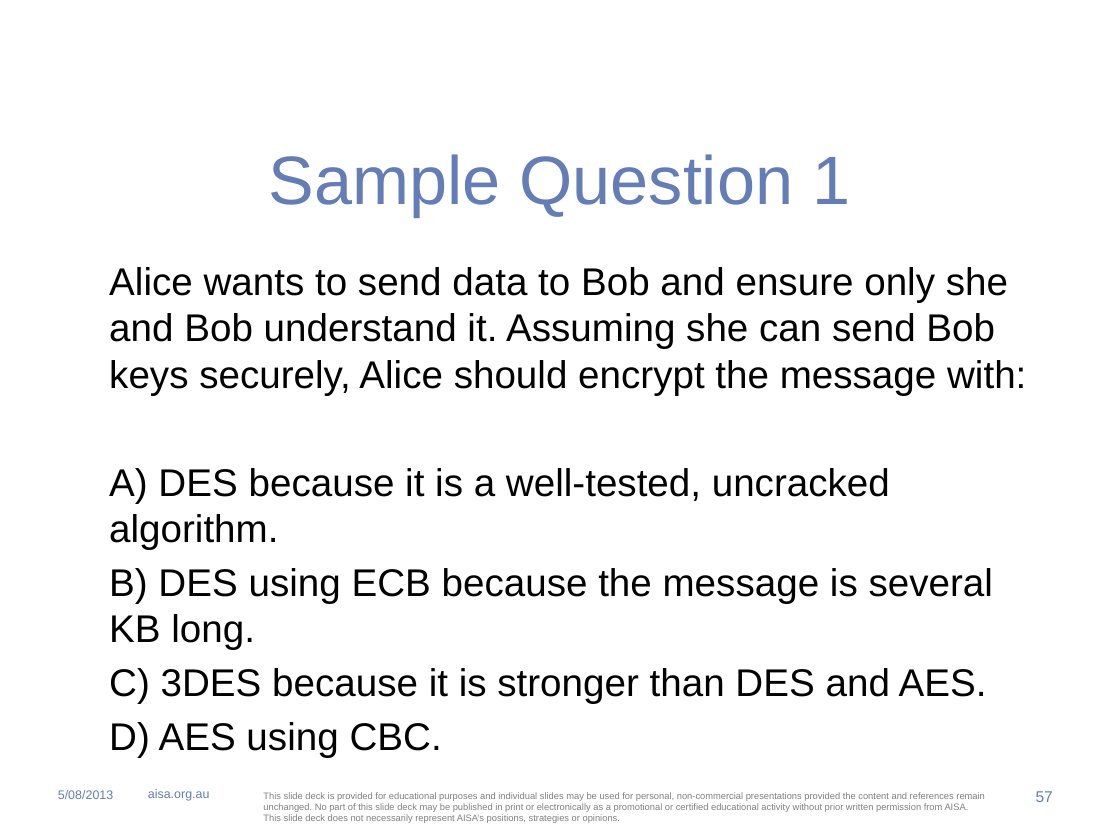
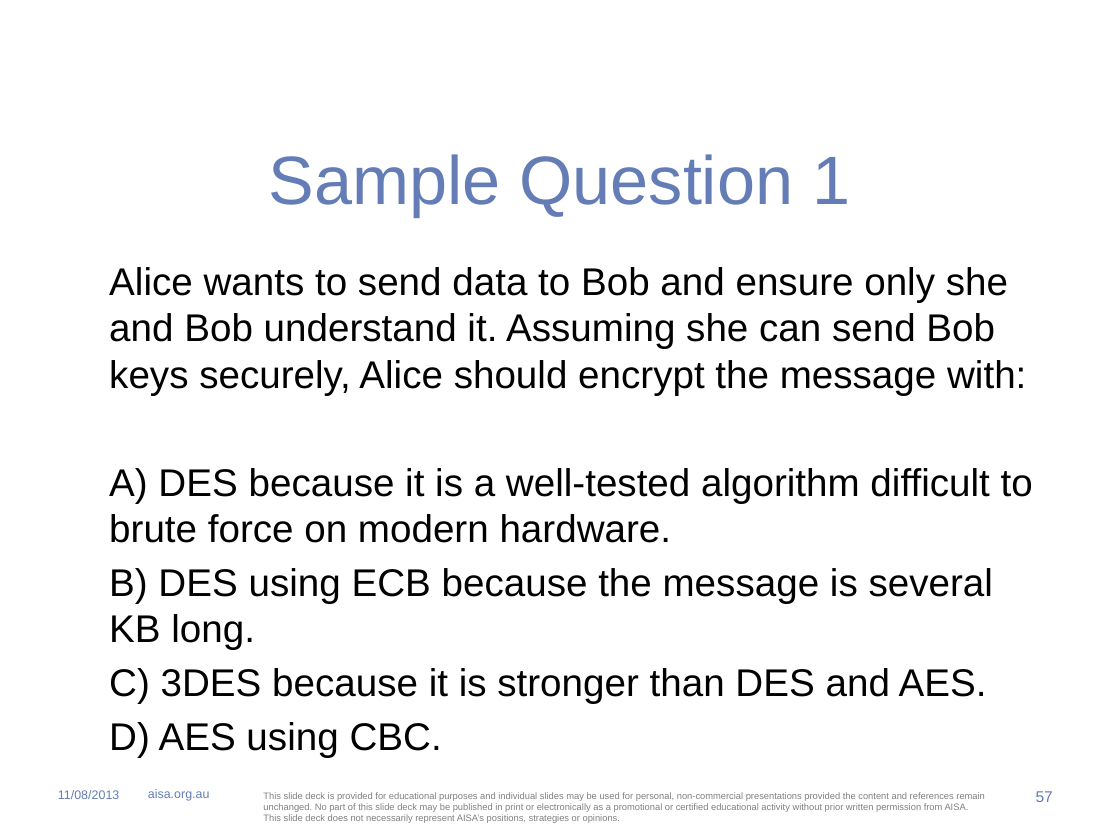
Before and after one commit to anthonylangsworth/AISACISSP, a slide deck: slide 57 of AISA CISSP - Cryptography.pptx. Drawn at 1120x840 pixels with LibreOffice and Linux fonts; fonts in the diff are those of the drawing; background and template pictures are left out. Boxes give left, top, right and bottom in pixels: in the first picture for what was removed or moved away, otherwise in the second. Text is boxed around its words. In the diff, an @@ line names an element or a change of style, - is before the commit and + after.

```diff
--- a/AISA CISSP - Cryptography.pptx
+++ b/AISA CISSP - Cryptography.pptx
@@ text at (x1=109, y1=468, x2=1033, y2=543): text changed @@
-A) DES because it is a well-tested, uncracked algorithm.
+A) DES because it is a well-tested algorithm difficult to brute force on modern hardware.
@@ text at (x1=58, y1=790, x2=119, y2=799): text changed @@
-5/08/2013
+11/08/2013
```
Also in this commit, not shown: 159 other slides changed.
